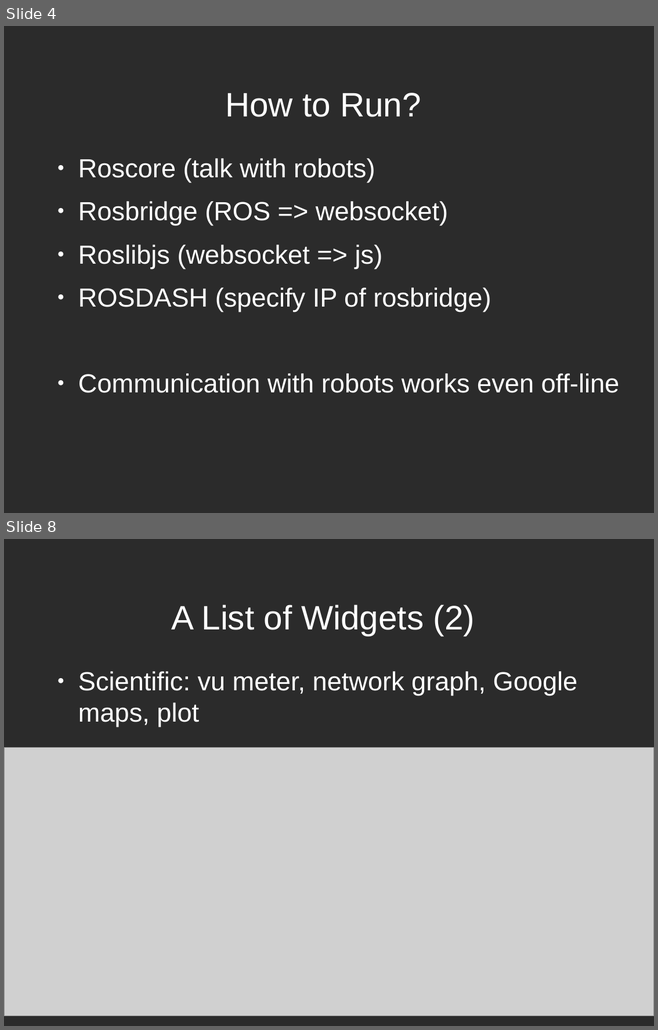
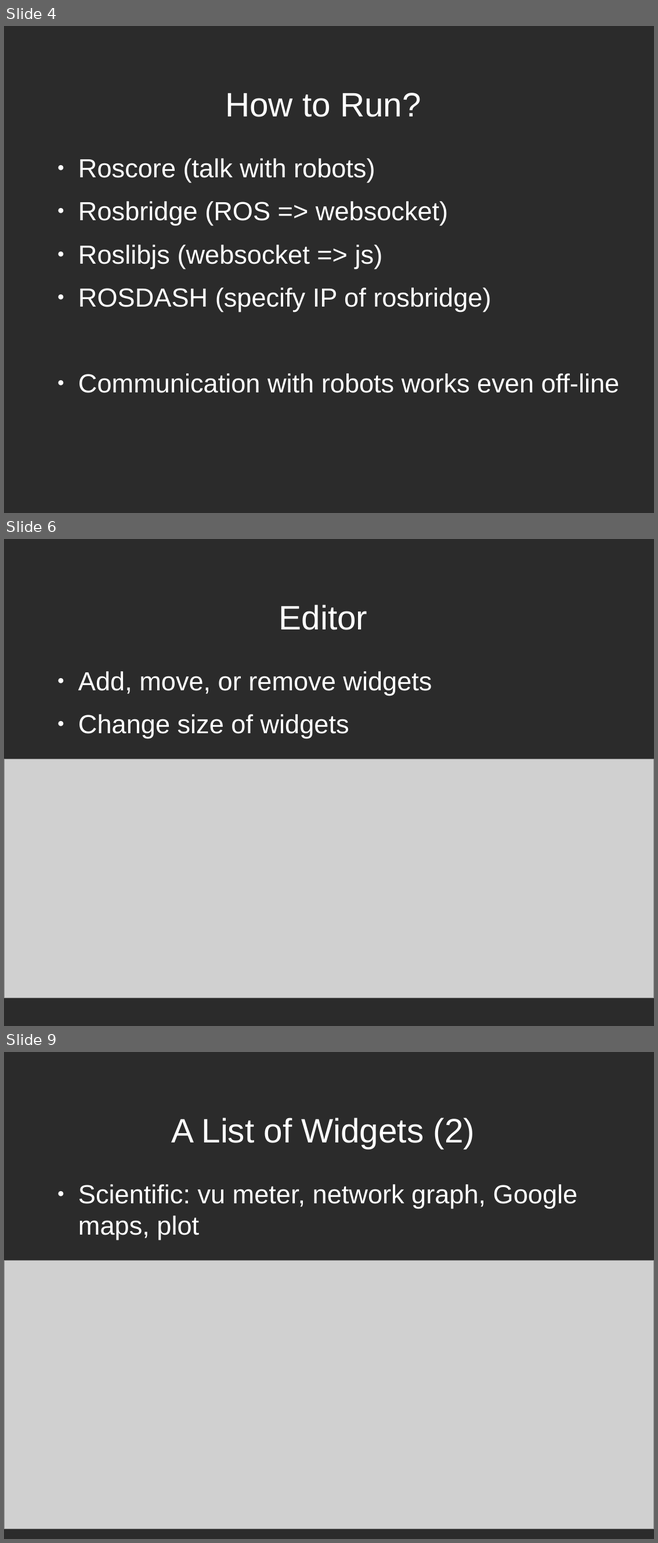
Before and after one commit to AutonomyLab/rosdash, a slide deck: doc/rosdash.odp. Shown one above the other, each under a label of ours: slides 4 and 8 before the commit, slides 4, 6 and 9 after it; the slides between them are not shown. The pictures are 658x1030 and 658x1543 pixels, drawn with LibreOffice and Linux fonts; fonts in the diff are those of the drawing; grey boxes stand for pictures; background and template pictures are left out; a plain dark background stands for a picture behind light text. Boxes give left, top, right and bottom in pixels: in the first picture for what was removed or moved away, otherwise in the second. Text is boxed around its words. In the diff, an @@ line names an element or a change of style, - is before the commit and + after.

```diff
--- a/doc/rosdash.odp
+++ b/doc/rosdash.odp
@@ slide 6 added at bbox=[4, 539, 654, 1026], background picture (left out) @@
@@ title added at bbox=[279, 605, 368, 630], 41.4 pt, text #FFFFFF @@
+Editor
@@ text added at bbox=[78, 671, 431, 739], 32 pt, text #FFFFFF @@
+● Add, move, or remove widgets
+● Change size of widgets
@@ picture added at bbox=[4, 759, 654, 999] @@
@@ what was slide 8 is now slide 9 @@
```
Also in this commit, not shown: 5 slides changed, 10 other slides added, 2 slides removed, 10 other files.
